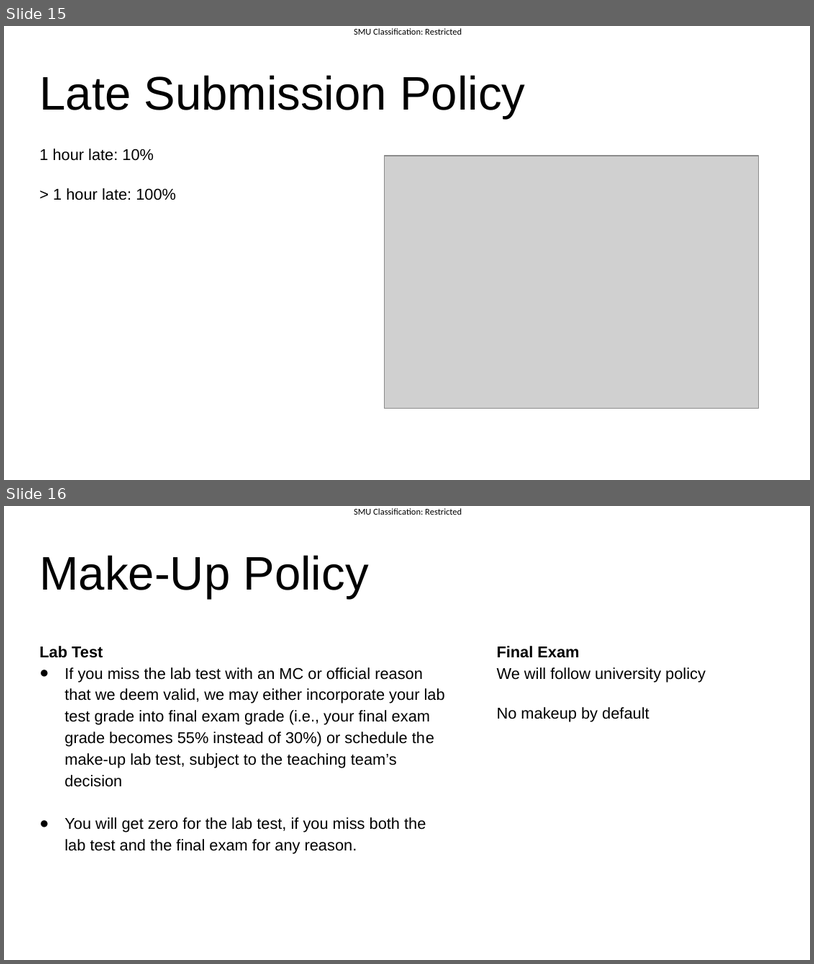
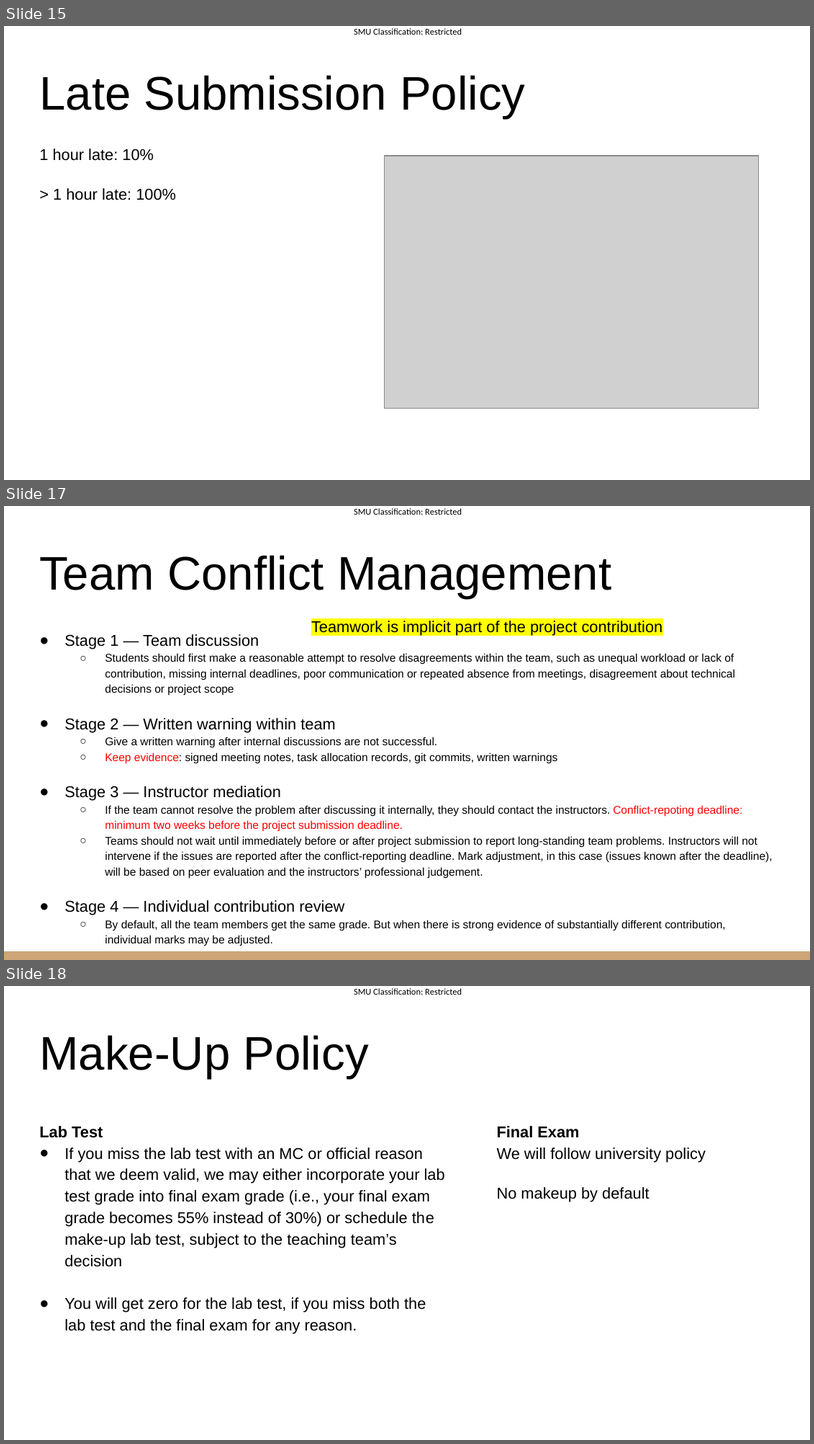
Before and after one commit to marcuschiam2025/IS216-WAD2, a slide deck: Week 1/Week1Slides.pptx. Shown one above the other, each under a label of ours: slides 15 and 16 before the commit, slides 15, 17 and 18 after it; the slides between them are not shown. The pictures are 814x964 and 814x1444 pixels, drawn with LibreOffice and Linux fonts; fonts in the diff are those of the drawing; grey boxes stand for pictures. Boxes give left, top, right and bottom in pixels: in the first picture for what was removed or moved away, otherwise in the second. Text is boxed around its words. In the diff, an @@ line names an element or a change of style, - is before the commit and + after.

```diff
--- a/Week 1/Week1Slides.pptx
+++ b/Week 1/Week1Slides.pptx
@@ slide 17 added at bbox=[4, 506, 810, 960], background #FFFFFF; not listed: 1 template element that a slide beside it also shows @@
@@ title added at bbox=[39, 555, 612, 598], 42 pt, text #000000 @@
+Team Conflict Management
@@ text added at bbox=[64, 634, 773, 946], 10 pt, text #000000 @@
+● Stage 1 — Team discussion
+  ○ Students should first make a reasonable attempt to resolve disagreements within the team, such as unequal workload or lack of contribution, missing internal deadlines, poor communication or repeated absence from meetings, disagreement about technical decisions or project scope
+● Stage 2 — Written warning within team
+  ○ Give a written warning after internal discussions are not successful.
+  ○ Keep evidence: signed meeting notes, task allocation records, git commits, written warnings
+● Stage 3 — Instructor mediation
+  ○ If the team cannot resolve the problem after discussing it internally, they should contact the instructors. Conflict-repoting deadline: minimum two weeks before the project submission deadline.
+  ○ Teams should not wait until immediately before or after project submission to report long-standing team problems. Instructors will not intervene if the issues are reported after the conflict-reporting deadline. Mark adjustment, in this case (issues known after the deadline), will be based on peer evaluation and the instructors’ professional judgement.
+● Stage 4 — Individual contribution review
+  ○ By default, all the team members get the same grade. But when there is strong evidence of substantially different contribution, individual marks may be adjusted.
@@ text added at bbox=[311, 620, 664, 636], 14 pt, text #000000 @@
+Teamwork is implicit part of the project contribution
@@ rectangle added at bbox=[4, 951, 810, 960], fill #CCA677 @@
@@ what was slide 16 is now slide 18 @@
```
Also in this commit, not shown: 3 slides changed, 4 other files.
